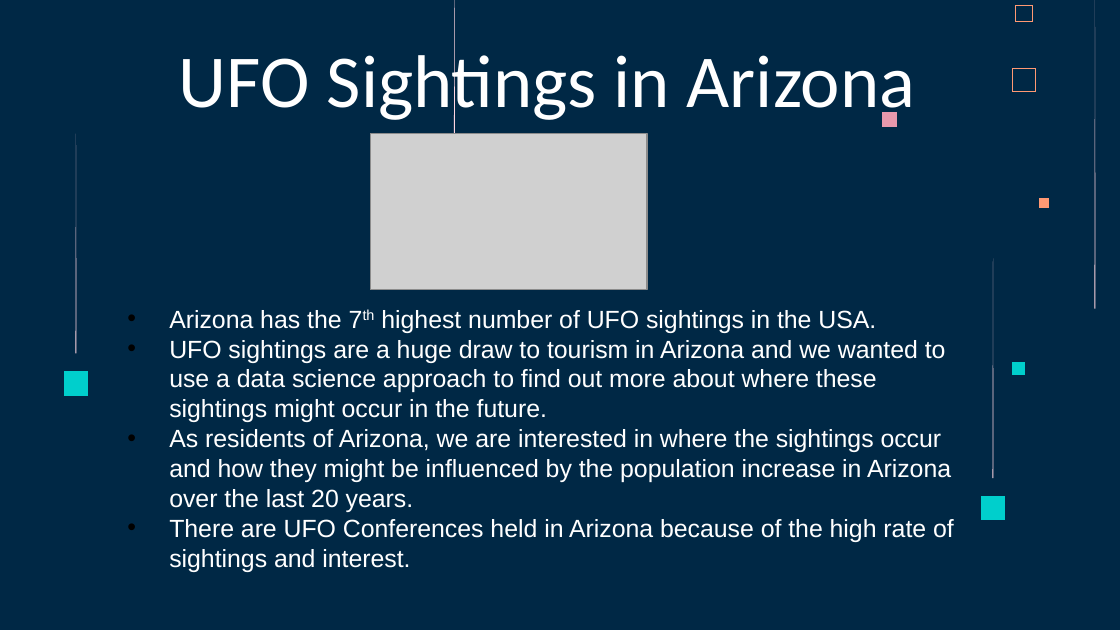
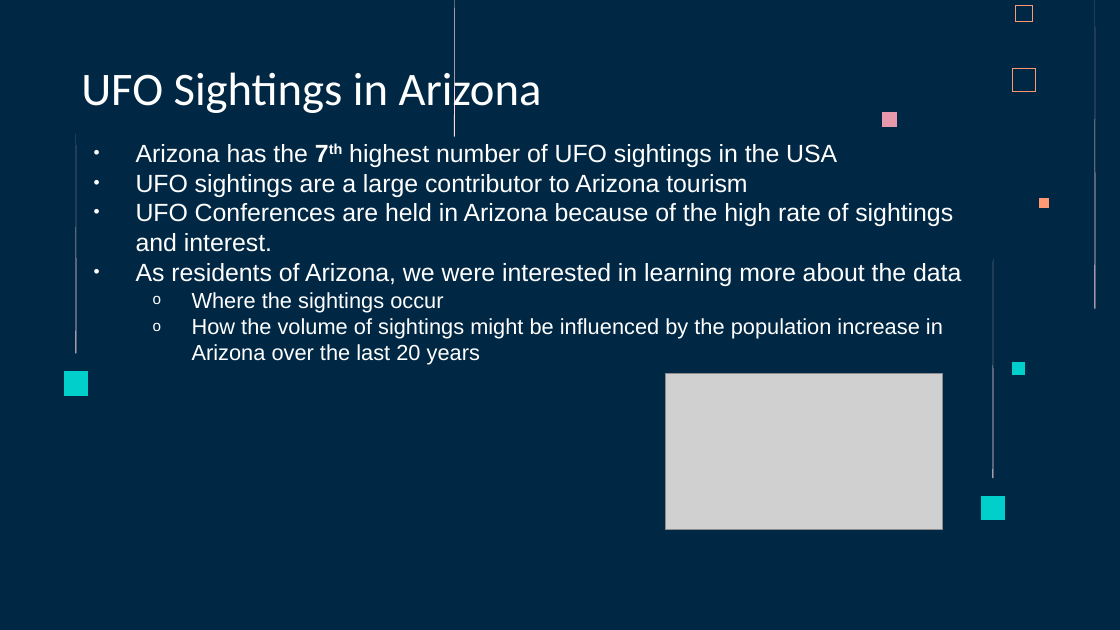
Before and after one commit to acegal1/Group1_Final_Project, a slide deck: slide 3 of _Group 1 Final Project Presentation - UFO Sightings in Arizona.pptx. Drawn at 1120x630 pixels with LibreOffice and Linux fonts; fonts in the diff are those of the drawing; grey boxes stand for pictures. Boxes give left, top, right and bottom in pixels: in the first picture for what was removed or moved away, otherwise in the second. Text is boxed around its words. In the diff, an @@ line names an element or a change of style, - is before the commit and + after.

Commit message:
Upload FINAL Presentation

```diff
--- a/_Group 1 Final Project Presentation - UFO Sightings in Arizona.pptx
+++ b/_Group 1 Final Project Presentation - UFO Sightings in Arizona.pptx
@@ title "UFO Sightings in Arizona": place and size @@
-title "UFO Sightings in Arizona" at (179, 46, 915, 125)
+title "UFO Sightings in Arizona" at (81, 66, 542, 117)
@@ title "UFO Sightings in Arizona" at (81, 66, 542, 117): size 48 to 30 pt; alignment centre to left @@
@@ rectangle added at (85, 137, 982, 368), fill #002845 @@
@@ subtitle at (136, 144, 961, 365): text changed @@
-• Arizona has the 7th highest number of UFO sightings in the USA.
-• UFO sightings are a huge draw to tourism in Arizona and we wanted to use a data science approach to find out more about where these sightings might occur in the future.
-• As residents of Arizona, we are interested in where the sightings occur and how they might be influenced by the population increase in Arizona over the last 20 years.
-• There are UFO Conferences held in Arizona because of the high rate of sightings and interest.
+• Arizona has the 7th highest number of UFO sightings in the USA
+• UFO sightings are a large contributor to Arizona tourism
+• UFO Conferences are held in Arizona because of the high rate of sightings and interest.
+• As residents of Arizona, we were interested in learning more about the data
+  o Where the sightings occur
+  o How the volume of sightings might be influenced by the population increase in Arizona over the last 20 years
@@ picture: place and size @@
-picture at (370, 134, 646, 290)
+picture at (665, 374, 942, 530)
```
Also in this commit, not shown: 7 other slides changed, 7 slides added, 5 slides removed.
